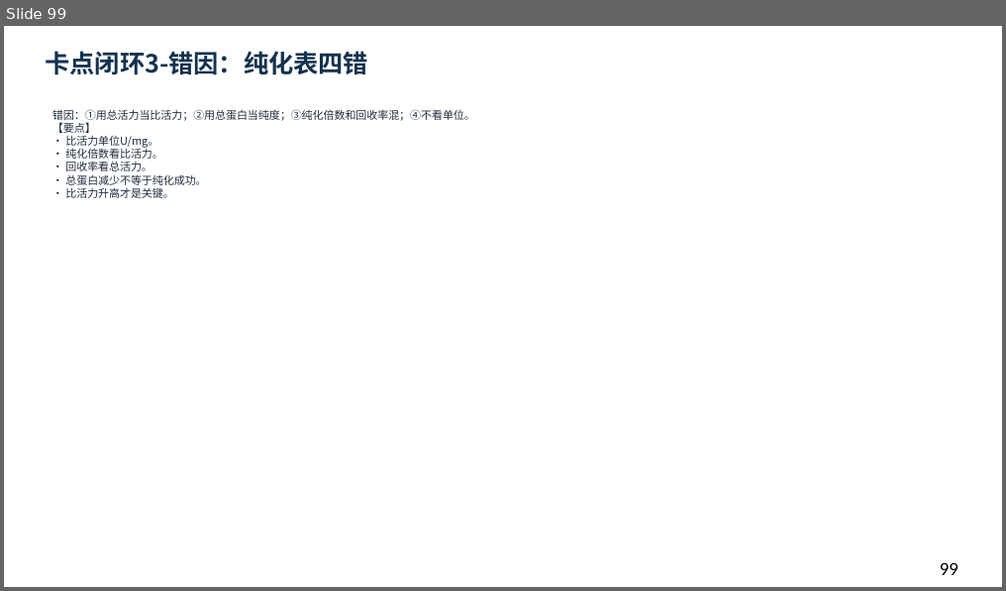
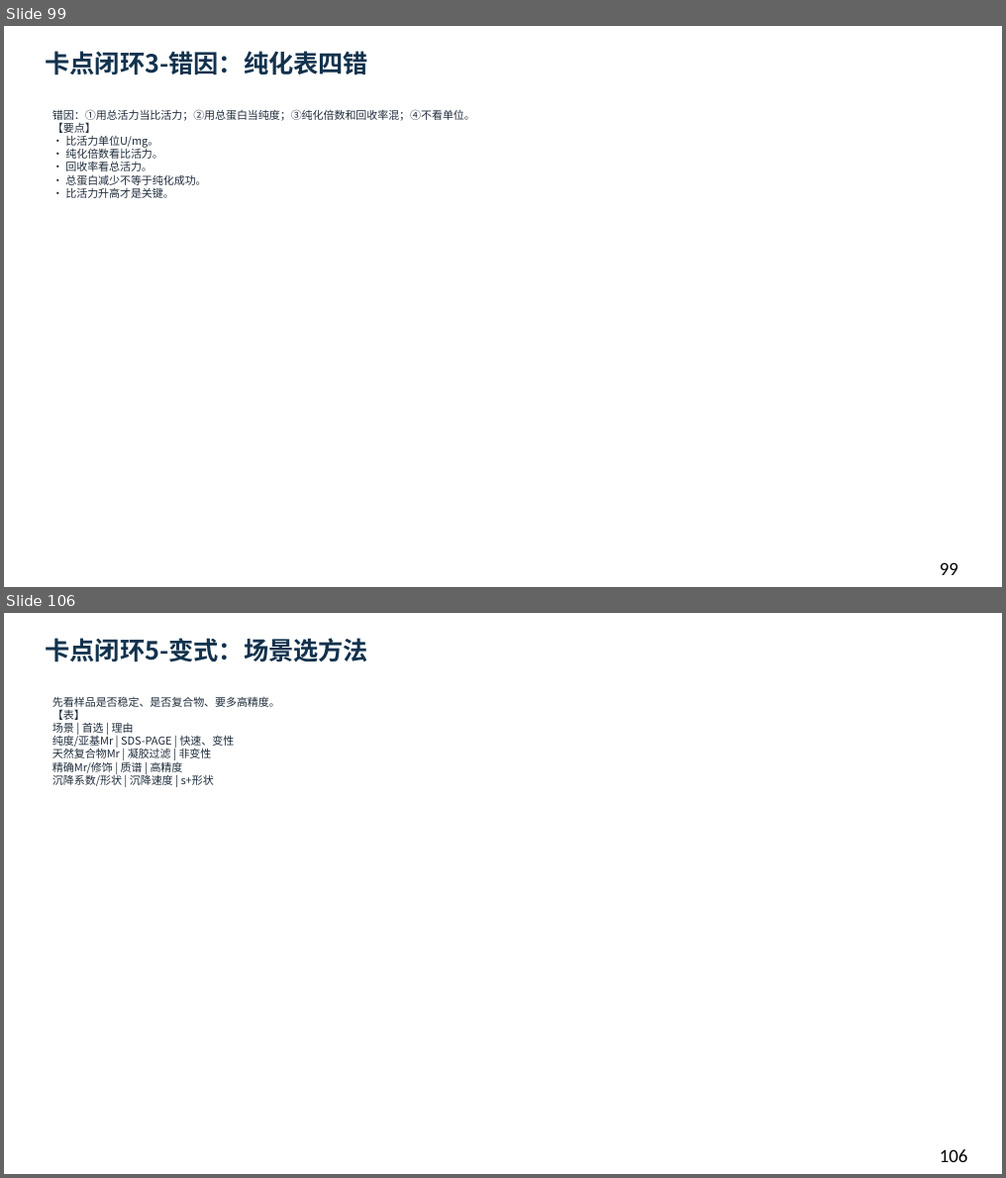
Before and after one commit to newkan-li/Biochemistry, a slide deck: downloads/bc05-ai-style.pptx. Shown one above the other, each under a label of ours: slide 99 before the commit, slides 99 and 106 after it; the slides between them are not shown. The pictures are 1006x591 and 1006x1178 pixels, drawn with LibreOffice and Linux fonts; fonts in the diff are those of the drawing. Boxes give left, top, right and bottom in pixels: in the first picture for what was removed or moved away, otherwise in the second. Text is boxed around its words. In the diff, an @@ line names an element or a change of style, - is before the commit and + after.

```diff
--- a/downloads/bc05-ai-style.pptx
+++ b/downloads/bc05-ai-style.pptx
@@ slide 106 added at <box>4,613,1002,1174</box>, background #FFFFFF @@
@@ text added at <box>45,638,368,663</box>, 24 pt, text #12324D, bold @@
+卡点闭环5-变式：场景选方法
@@ text added at <box>53,696,280,786</box>, 10.5 pt, text #202D3C @@
+先看样品是否稳定、是否复合物、要多高精度。
+【表】
+场景 | 首选 | 理由
+纯度/亚基Mr | SDS-PAGE | 快速、变性
+天然复合物Mr | 凝胶过滤 | 非变性
+精确Mr/修饰 | 质谱 | 高精度
+沉降系数/形状 | 沉降速度 | s+形状
@@ text added at <box>940,1150,968,1162</box>, 18 pt, text #000000 @@
+106
```
Also in this commit, not shown: 1 slide changed, 7 other slides added, 22 other files.
